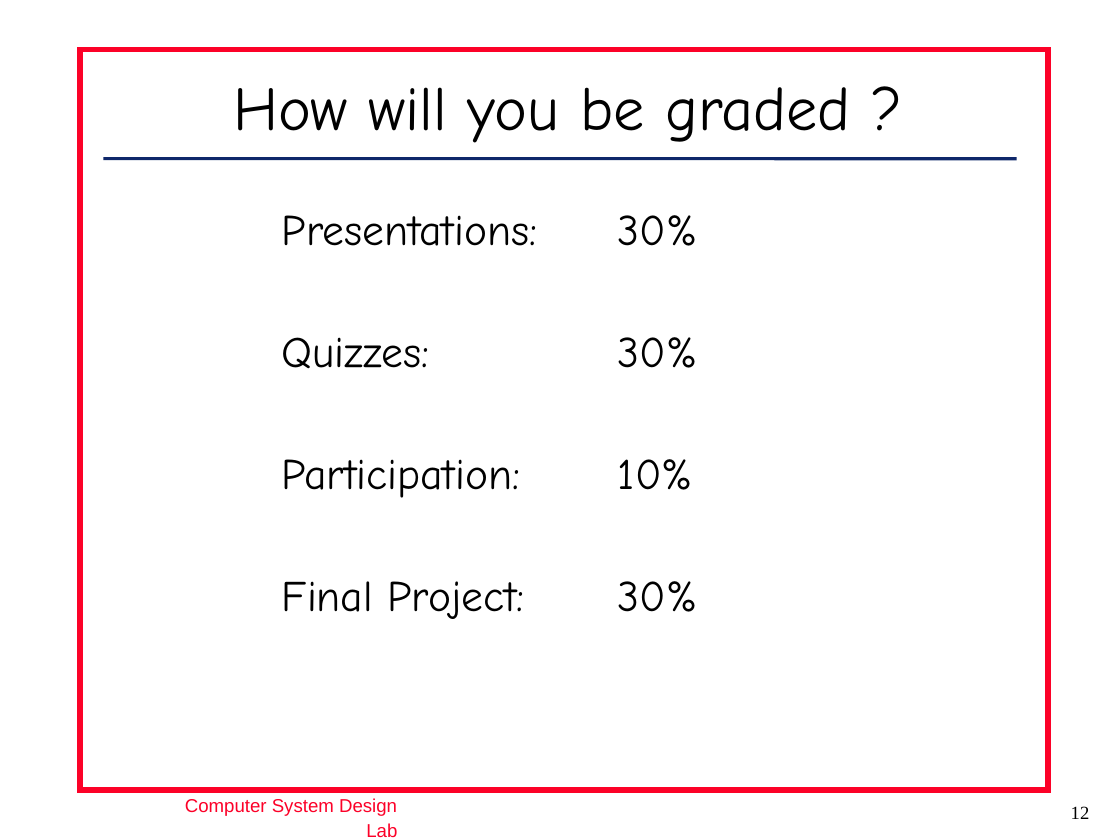
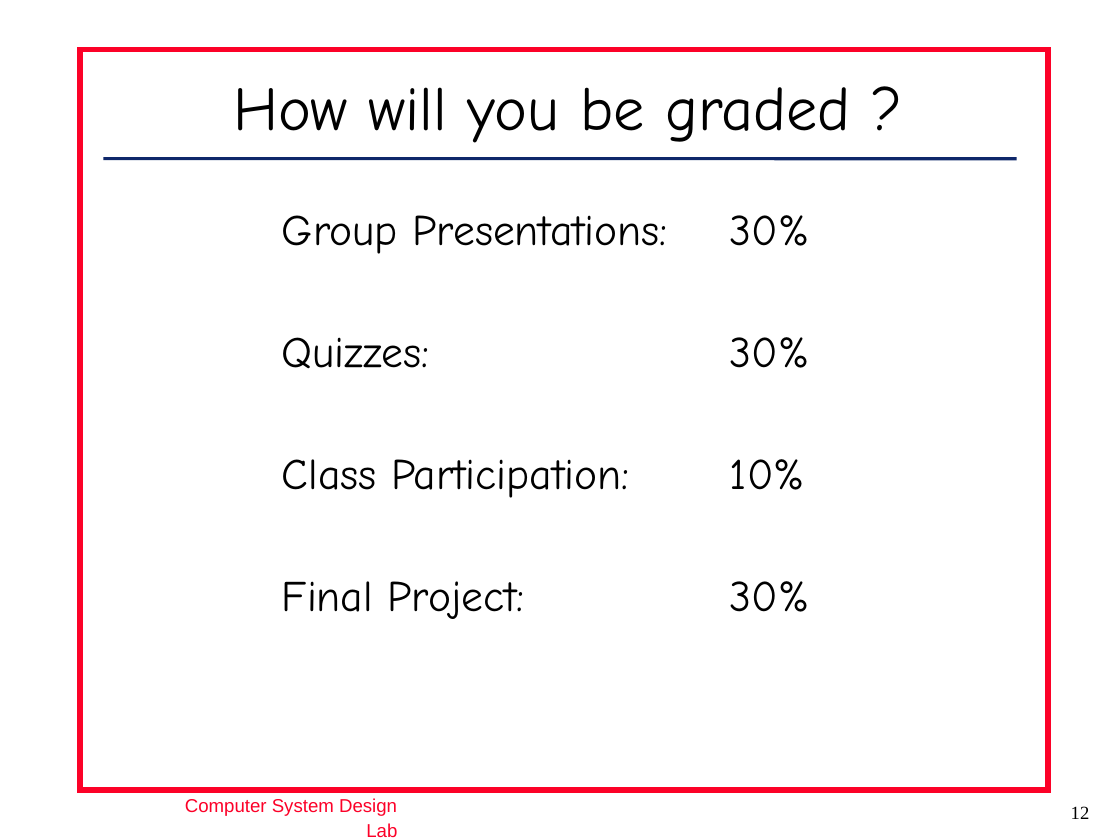
Before and after one commit to hthreads/hthreads.github.io, a slide deck: slide 12 of _modules/domain-specific-accelerators/Intro.pptx. Drawn at 1120x840 pixels with LibreOffice and Linux fonts; fonts in the diff are those of the drawing; background and template pictures are left out. Boxes give left, top, right and bottom in pixels: in the first picture for what was removed or moved away, otherwise in the second. Text is boxed around its words. In the diff, an @@ line names an element or a change of style, - is before the commit and + after.

```diff
--- a/_modules/domain-specific-accelerators/Intro.pptx
+++ b/_modules/domain-specific-accelerators/Intro.pptx
@@ text at (282, 215, 810, 254): text changed @@
-Presentations: 30%
+Group Presentations: 30%
@@ text at (282, 459, 805, 498): text changed @@
-Participation: 10%
+Class Participation: 10%
```
Also in this commit, not shown: 5 other slides changed, 1 slide added, 1 other file.
